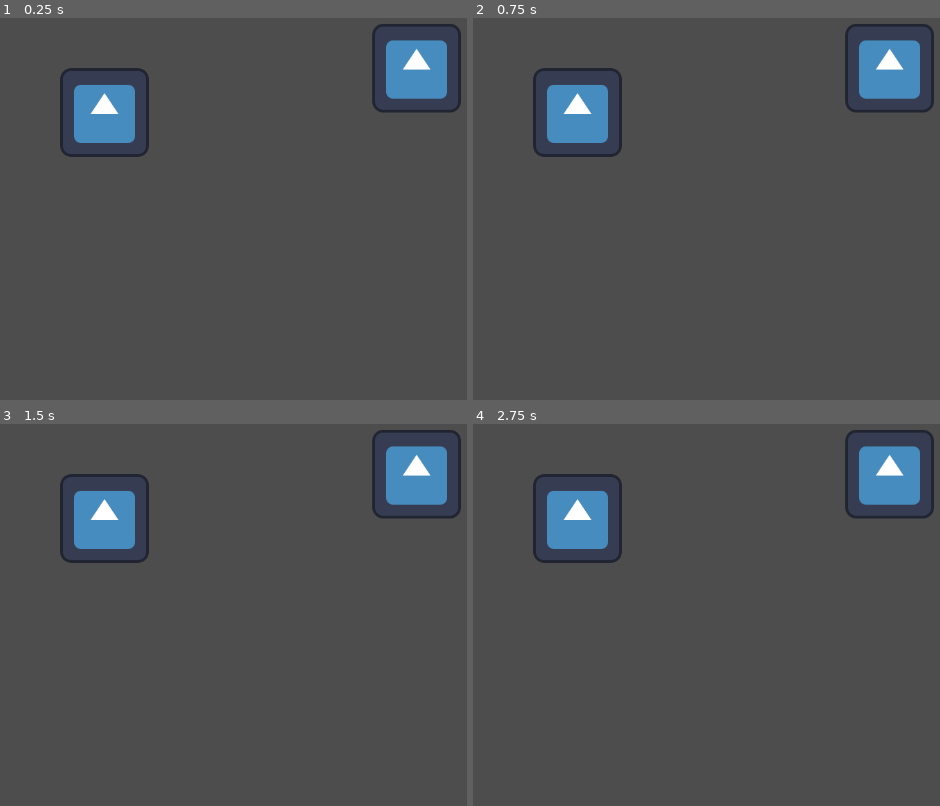
Above: before the commit, frames 1-4 (two rows, left to right).
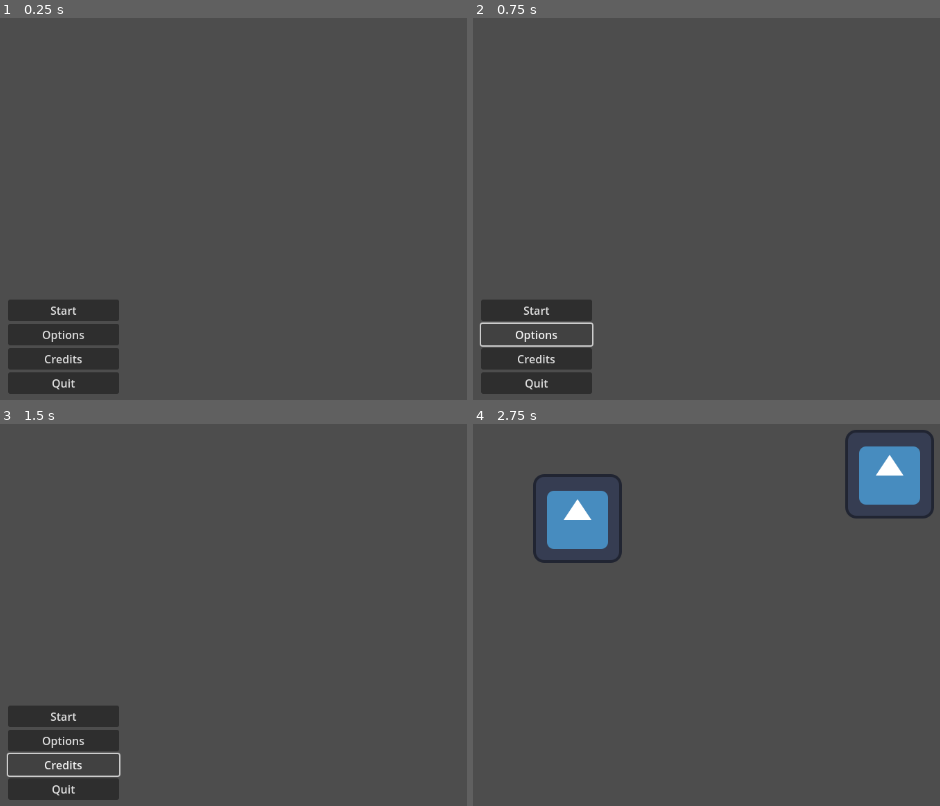
Above: after the commit, the same moments.

Repository: gdp-ufrj/raposo-standup
Game: Godot game, scene res://Scenes/MainMenu.tscn
Two runs of this game, one before a commit and one after it. Both use one fixed random seed, a clock stepped at 60 frames per second and the inputs below. Before the commit the project starts from res://Scenes/gameplay.tscn. The engine's default icon, where the game draws it, is replaced by a stand-in: a white triangle on a blue panel in a dark square.
Inputs (mouse positions are in pixels of both pictures, inside the frame that each line leads up to):
- Up to frame 1 (0.25 s): no input
- Up to frame 2 (0.75 s): click (538, 335) at 0.5 s, where only the run after the commit has a clickable "Options"
- Up to frame 3 (1.5 s): click (65, 763) at 1.25 s, where only the run after the commit has a clickable "Credits"
- Up to frame 4 (2.75 s): click (538, 714) at 2 s, where only the run after the commit has a clickable "Start"

The runs differ from the first frame. In frame 1, 10% of the frame differs, in the area x 1-99%, y 1-99%; in frame 2, 9.3%; in frame 3, 9.2%; in frame 4, nothing differs.

Commit message:
criando menu principal

Diff:
--- /dev/null
+++ b/Scenes/MainMenu.tscn
@@ -0,0 +1,52 @@
+[gd_scene load_steps=2 format=3 uid="uid://bg0i5lpgilsgc"]
+
+[ext_resource type="Script" path="res://Scripts/MainMenu.gd" id="1_0kcde"]
+
+[node name="MainMenu" type="Control"]
+layout_mode = 3
+anchors_preset = 15
+anchor_right = 1.0
+anchor_bottom = 1.0
+grow_horizontal = 2
+grow_vertical = 2
+script = ExtResource("1_0kcde")
+
+[node name="Background" type="TextureRect" parent="."]
+layout_mode = 1
+anchors_preset = 15
+anchor_right = 1.0
+anchor_bottom = 1.0
+grow_horizontal = 2
+grow_vertical = 2
+
+[node name="ButtonsContainer" type="VBoxContainer" parent="."]
+layout_mode = 1
+anchors_preset = -1
+anchor_left = 0.025
+anchor_top = 0.95
+anchor_right = 0.025
+anchor_bottom = 0.95
+offset_top = -136.0
+offset_right = 160.0
+grow_vertical = 0
+
+[node name="StartButton" type="Button" parent="ButtonsContainer"]
+layout_mode = 2
+text = "Start"
+
+[node name="OptionsButton" type="Button" parent="ButtonsContainer"]
+layout_mode = 2
+text = "Options"
+
+[node name="CreditsButton" type="Button" parent="ButtonsContainer"]
+layout_mode = 2
+text = "Credits"
+
+[node name="QuitButton" type="Button" parent="ButtonsContainer"]
+layout_mode = 2
+text = "Quit"
+
+[connection signal="pressed" from="ButtonsContainer/StartButton" to="." method="_on_start_button_pressed"]
+[connection signal="pressed" from="ButtonsContainer/OptionsButton" to="." method="_on_options_button_pressed"]
+[connection signal="pressed" from="ButtonsContainer/CreditsButton" to="." method="_on_credits_button_pressed"]
+[connection signal="pressed" from="ButtonsContainer/QuitButton" to="." method="_on_quit_button_pressed"]
--- /dev/null
+++ b/Scripts/MainMenu.gd
@@ -0,0 +1,23 @@
+extends Control
+
+@onready var quitButton = $ButtonsContainer/QuitButton
+
+func _ready():
+	if OS.get_name() == "Web":
+		quitButton.hide()
+
+
+func _on_start_button_pressed():
+	get_tree().change_scene_to_file("res://Scenes/gameplay.tscn")
+
+
+func _on_options_button_pressed():
+	pass # Replace with function body.
+
+
+func _on_credits_button_pressed():
+	pass # Replace with function body.
+
+
+func _on_quit_button_pressed():
+	get_tree().quit()
--- a/project.godot
+++ b/project.godot
@@ -11,8 +11,8 @@
 [application]
 
 config/name="Standup Raposo"
-run/main_scene="res://Scenes/gameplay.tscn"
-config/features=PackedStringArray("4.1", "Forward Plus")
+run/main_scene="res://Scenes/MainMenu.tscn"
+config/features=PackedStringArray("4.2", "Forward Plus")
 config/icon="res://Assets/icon.svg"
 
 [input]
